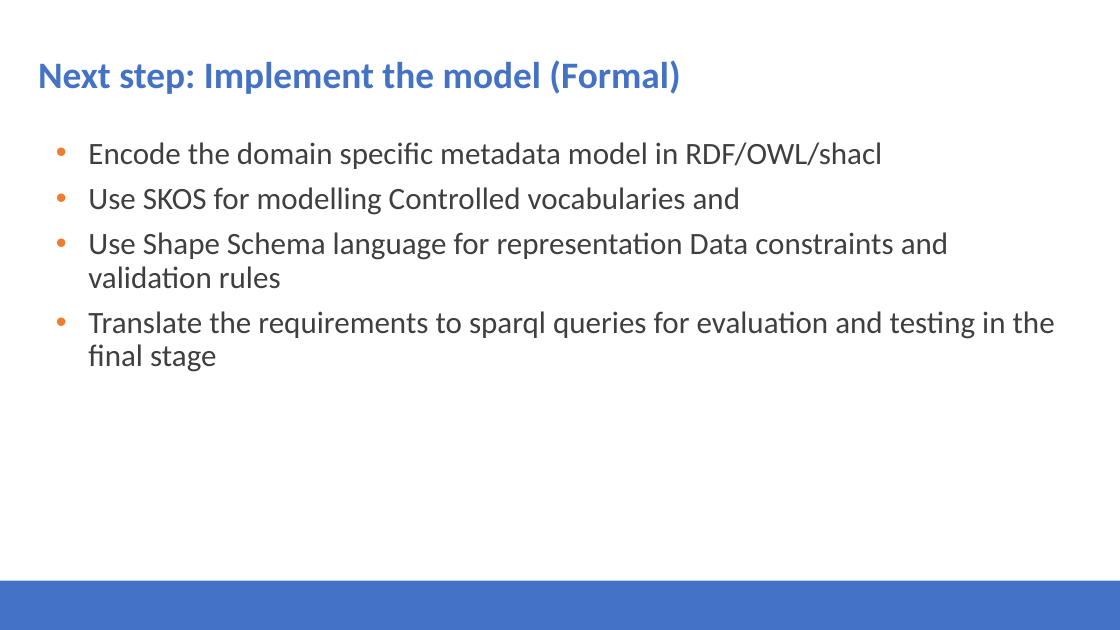
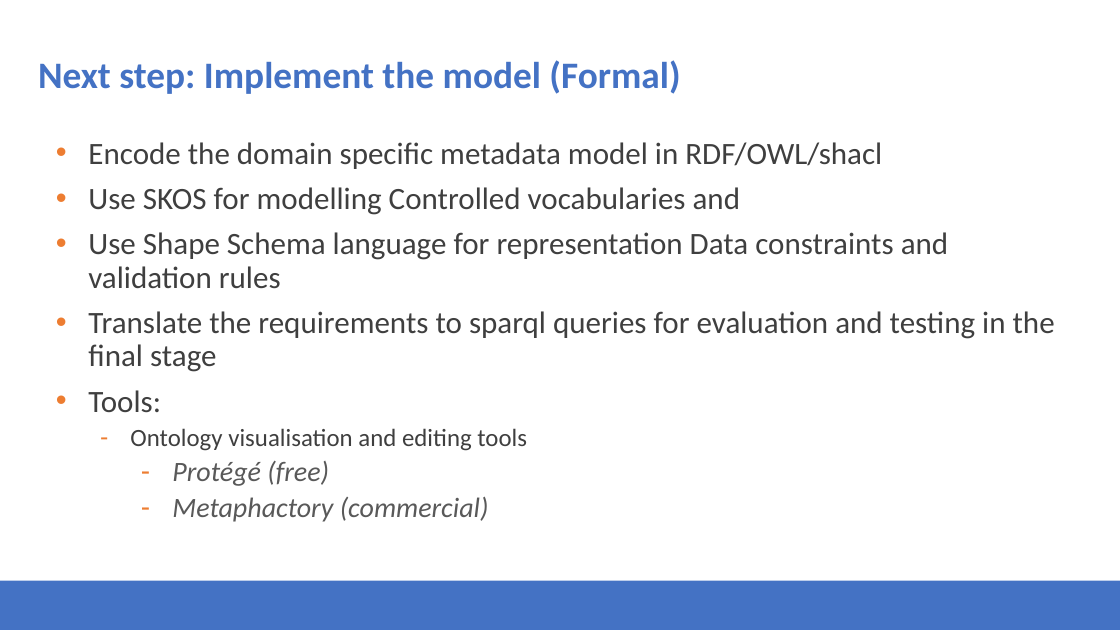
Before and after one commit to Health-RI/health-ri-metadata, a slide deck: slide 22 of Presentations/31082023HRI_Metadata_Schema_ImagingGroup_KickOff.pptx. Drawn at 1120x630 pixels with LibreOffice and Linux fonts; fonts in the diff are those of the drawing; background and template pictures are left out. Boxes give left, top, right and bottom in pixels: in the first picture for what was removed or moved away, otherwise in the second. Text is boxed around its words. In the diff, an @@ line names an element or a change of style, - is before the commit and + after.

```diff
--- a/Presentations/31082023HRI_Metadata_Schema_ImagingGroup_KickOff.pptx
+++ b/Presentations/31082023HRI_Metadata_Schema_ImagingGroup_KickOff.pptx
@@ text at (88, 390, 527, 522): paragraphs added @@
+• Tools:
+  – Ontology visualisation and editing tools
+    – Protégé (free)
+    – Metaphactory (commercial)
```
Also in this commit, not shown: 4 other slides changed, 2 other files.
